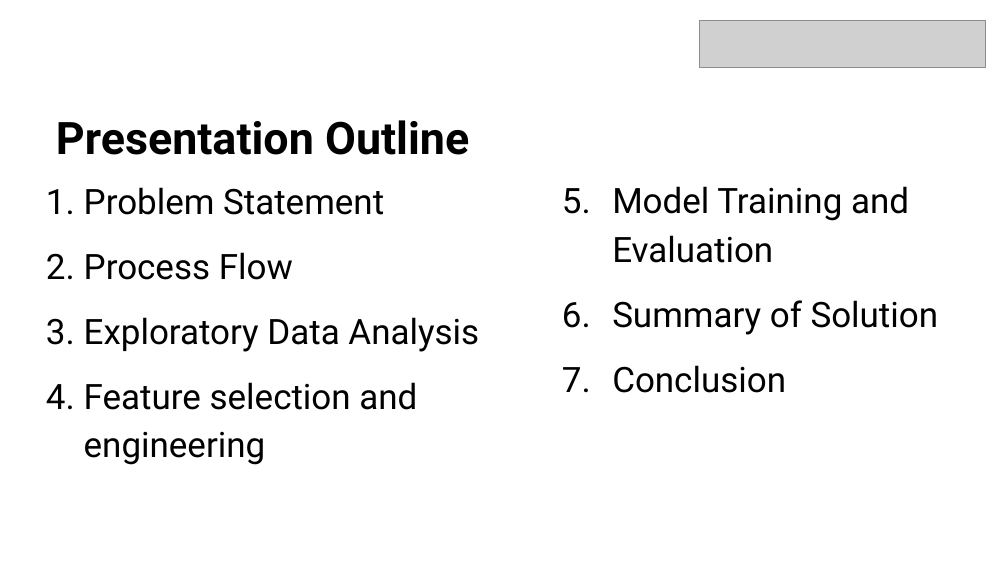
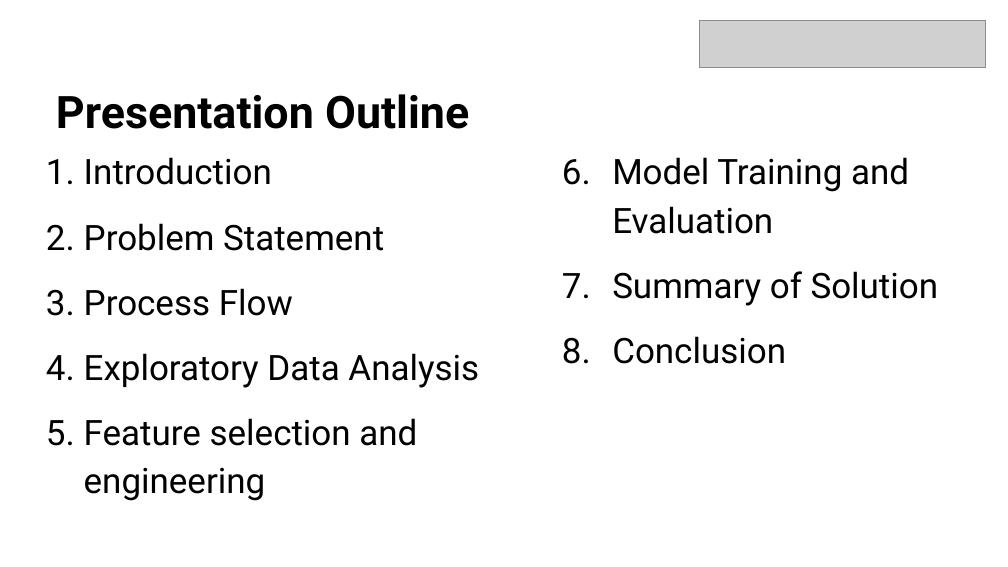
Before and after one commit to Sammybams/HamoyeAI-Team-Theano-Capstone-Project, a slide deck: slide 3 of documentation/Theano Project Presentation Main.pptx (slide 4 before the commit). Drawn at 1008x567 pixels with LibreOffice and Linux fonts; fonts in the diff are those of the drawing; grey boxes stand for pictures. Boxes give left, top, right and bottom in pixels: in the first picture for what was removed or moved away, otherwise in the second. Text is boxed around its words. In the diff, an @@ line names an element or a change of style, - is before the commit and + after.

```diff
--- a/documentation/Theano Project Presentation Main.pptx
+++ b/documentation/Theano Project Presentation Main.pptx
@@ subtitle "Presentation Outline": place and size @@
-subtitle "Presentation Outline" at bbox=[56, 120, 469, 155]
+subtitle "Presentation Outline" at bbox=[56, 94, 469, 129]
@@ text "Introduction": place and size @@
-text "Introduction" at bbox=[84, 252, 479, 465]
+text "Introduction" at bbox=[84, 223, 479, 501]
@@ text at bbox=[84, 223, 479, 501]: paragraph added @@
+1. Introduction
@@ text "Model Training and Evaluation": place and size @@
-text "Model Training and Evaluation" at bbox=[612, 186, 939, 393]
+text "Model Training and Evaluation" at bbox=[612, 157, 939, 364]
```
Also in this commit, not shown: 1 other file.
